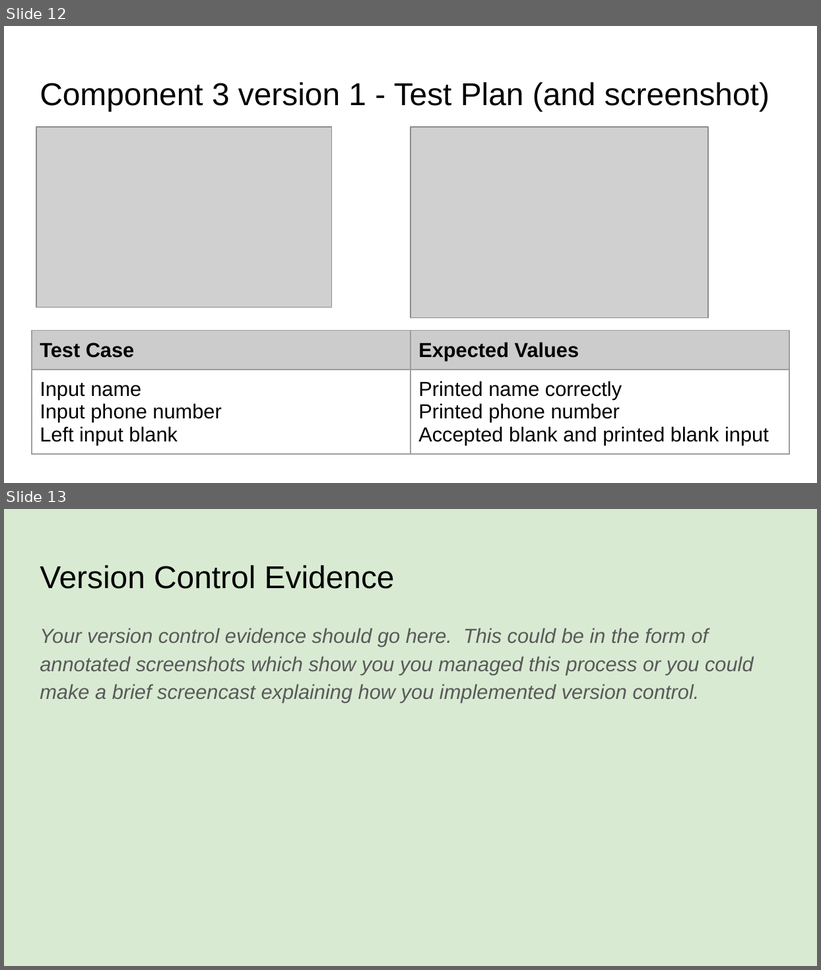
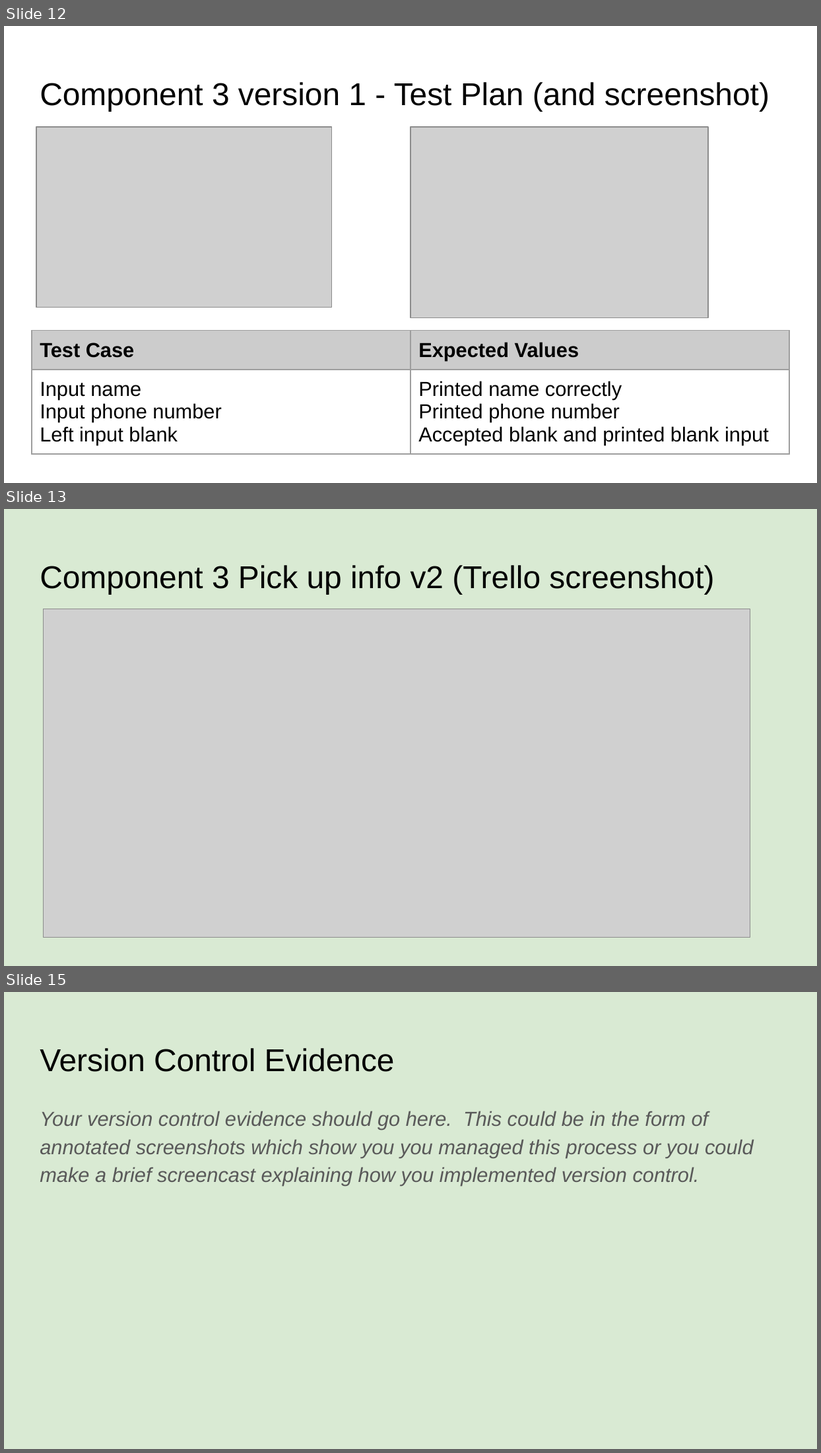
Before and after one commit to danielpereira16/pizzabot, a slide deck: 022_91893+_+91897+Documentation.pptx. Shown one above the other, each under a label of ours: slides 12 and 13 before the commit, slides 12, 13 and 15 after it; the slides between them are not shown. The pictures are 821x970 and 821x1453 pixels, drawn with LibreOffice and Linux fonts; fonts in the diff are those of the drawing; grey boxes stand for pictures. Boxes give left, top, right and bottom in pixels: in the first picture for what was removed or moved away, otherwise in the second. Text is boxed around its words. In the diff, an @@ line names an element or a change of style, - is before the commit and + after.

```diff
--- a/022_91893+_+91897+Documentation.pptx
+++ b/022_91893+_+91897+Documentation.pptx
@@ slide 13 added at <box>4,509,817,966</box>, background #D9EAD3 @@
@@ title added at <box>40,565,714,594</box>, 28 pt, text #000000 @@
+Component 3 Pick up info v2 (Trello screenshot)
@@ picture added at <box>43,609,750,937</box> @@
@@ what was slide 13 is now slide 15 @@
```
Also in this commit, not shown: 1 other slide added, 1 other file.
